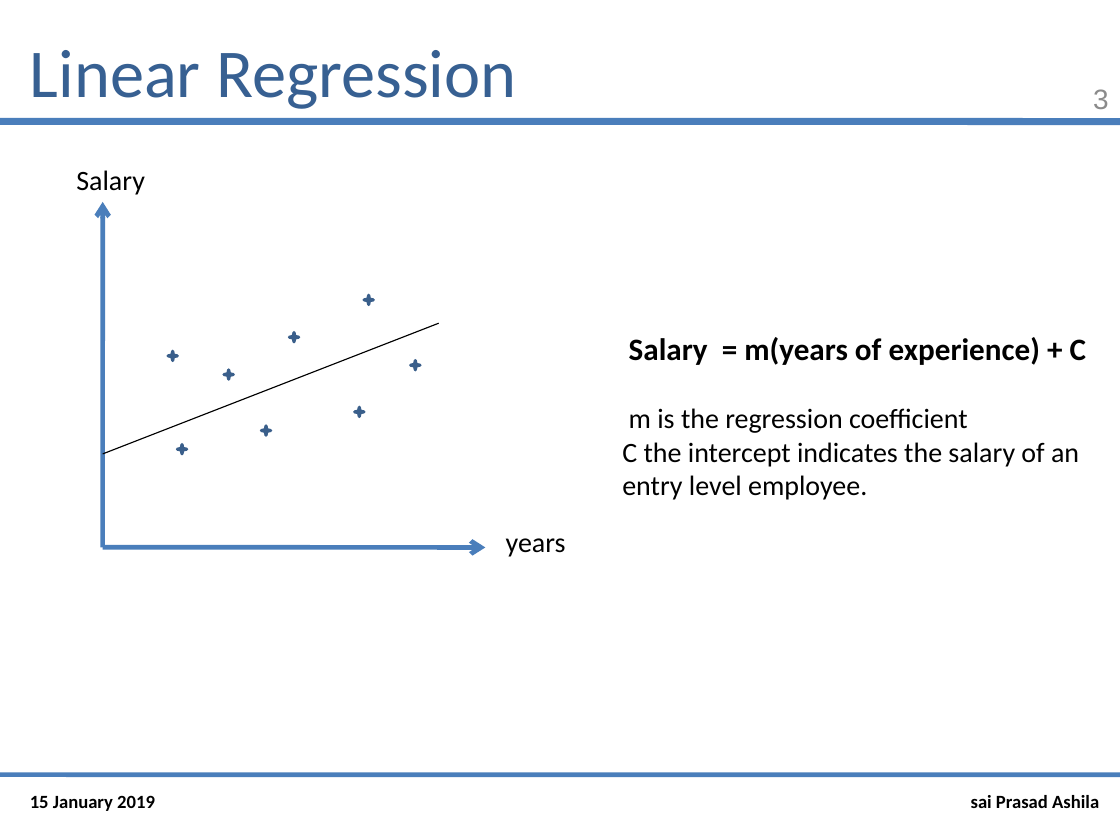
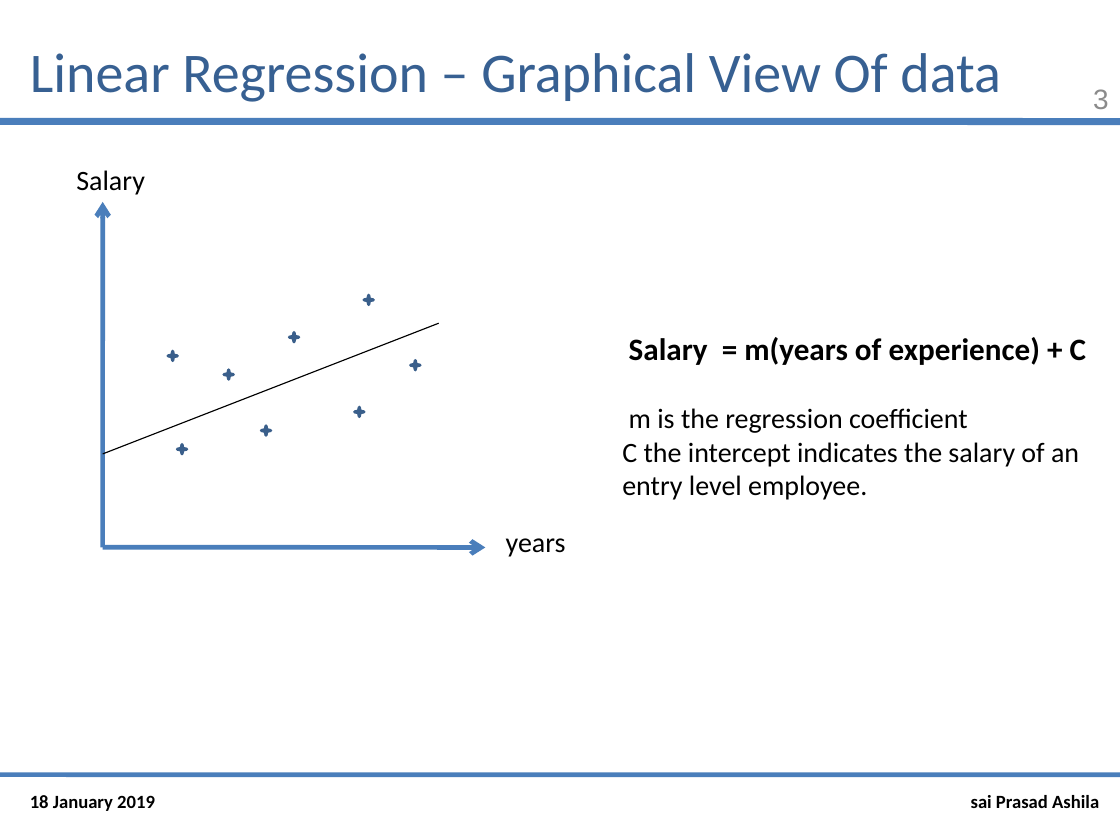
Before and after one commit to saiprasad94/DataSciencePython, a slide deck: slide 3 of Linear_Regression/Linear_Regression.pptx. Drawn at 1120x840 pixels with LibreOffice and Linux fonts; fonts in the diff are those of the drawing. Boxes give left, top, right and bottom in pixels: in the first picture for what was removed or moved away, otherwise in the second. Text is boxed around its words. In the diff, an @@ line names an element or a change of style, - is before the commit and + after.

```diff
--- a/Linear_Regression/Linear_Regression.pptx
+++ b/Linear_Regression/Linear_Regression.pptx
@@ title at <box>30,53,1001,102</box>: text changed; size 44 to 36 pt @@
-Linear Regression
+Linear Regression – Graphical View Of data
@@ text at <box>30,795,155,811</box>: text changed @@
-15 January 2019
+18 January 2019
```
Also in this commit, not shown: 10 other slides changed, 5 other files.
